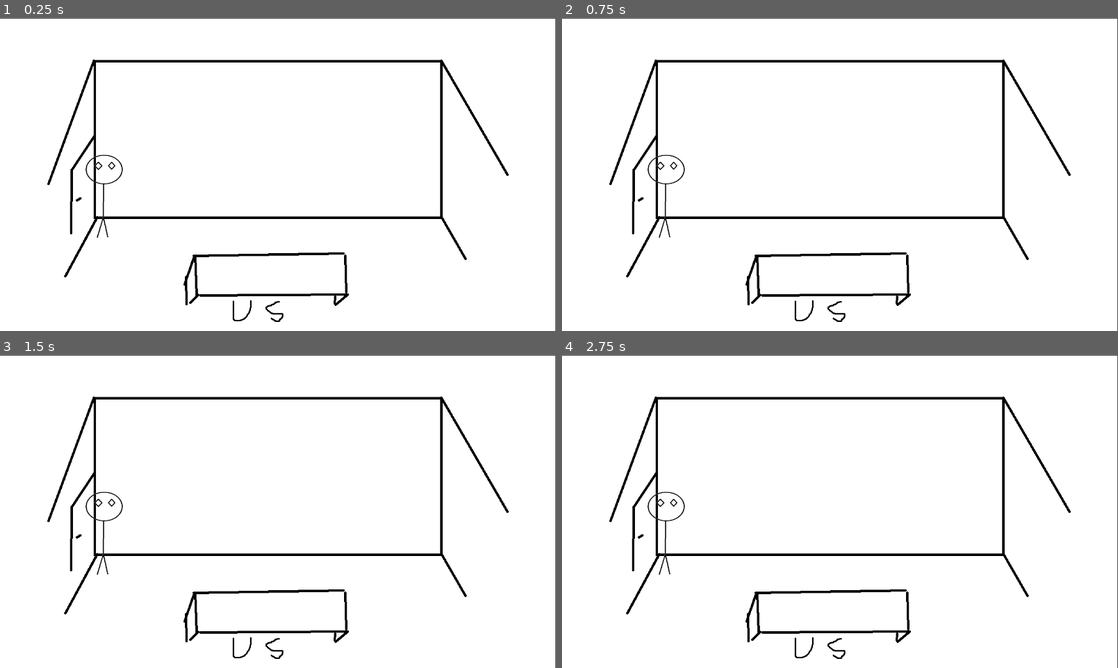
Above: before the commit, frames 1-4 (two rows, left to right).
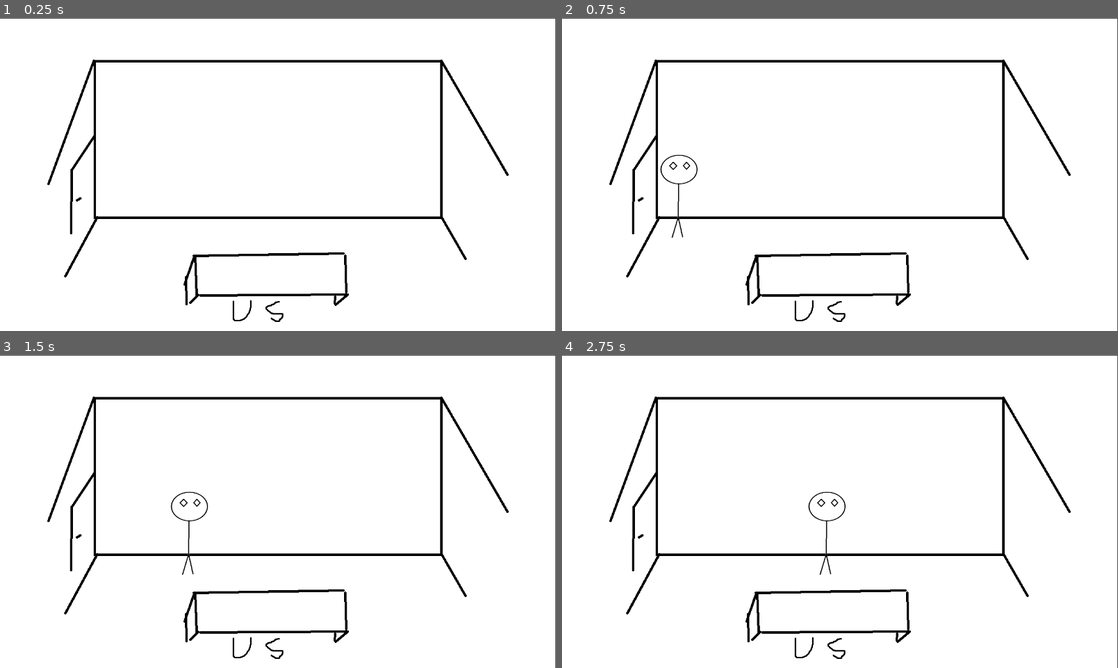
Above: after the commit, the same moments.

Repository: MonsterWook/GlobalGameJam2025
Game: Godot game, scene res://Scene/node_2d.tscn
Two runs of this game, one before a commit and one after it. Both use one fixed random seed, a clock stepped at 60 frames per second and the inputs below. The project has no main scene, so this scene is started directly.
Inputs:
- Up to frame 1 (0.25 s): no input
- Up to frame 2 (0.75 s): tap Enter at 0.5 s; tap Y (spawnCustomer, bound only after the commit) at 0.6 s
- Up to frame 3 (1.5 s): tap Y (spawnCustomer, bound only after the commit) at 1.35 s
- Up to frame 4 (2.75 s): tap Y (spawnCustomer, bound only after the commit) at 2.1 s

The runs differ from the first frame. In frame 1, 0.2% of the frame differs, in the area x 15-23%, y 43-71%; in frame 2, 0.3%; in frame 3, 0.4%, in the area x 15-38%, y 43-71%; in frame 4, 0.4%.

Commit message:
Added customer walking in functionality

Diff:
--- a/Scene/at_ease.gd
+++ b/Scene/at_ease.gd
@@ -1,11 +1,20 @@
 extends Sprite2D
 
-
+@export var speed = 0.25
+var spawned = false
 # Called when the node enters the scene tree for the first time.
 func _ready() -> void:
-	pass # Replace with function body.
+	hide()
 
 
 # Called every frame. 'delta' is the elapsed time since the previous frame.
 func _process(delta: float) -> void:
-	pass
+	if Input.is_action_just_pressed("spawnCustomer"):
+		spawnCustomer()
+
+	if position.x <= 575 && spawned:
+		position.x += delta * speed
+
+func spawnCustomer() -> void:
+	show()
+	spawned = true
--- a/Scene/node_2d.tscn
+++ b/Scene/node_2d.tscn
@@ -18,3 +18,4 @@
 scale = Vector2(0.908408, 0.753333)
 texture = ExtResource("2_gjh3b")
 script = ExtResource("3_s8vgk")
+speed = 200.0
--- a/project.godot
+++ b/project.godot
@@ -18,6 +18,14 @@
 
 window/stretch/mode="canvas_items"
 
+[input]
+
+spawnCustomer={
+"deadzone": 0.5,
+"events": [Object(InputEventKey,"resource_local_to_scene":false,"resource_name":"","device":-1,"window_id":0,"alt_pressed":false,"shift_pressed":false,"ctrl_pressed":false,"meta_pressed":false,"pressed":false,"keycode":0,"physical_keycode":89,"key_label":0,"unicode":121,"location":0,"echo":false,"script":null)
+]
+}
+
 [rendering]
 
 renderer/rendering_method="gl_compatibility"
